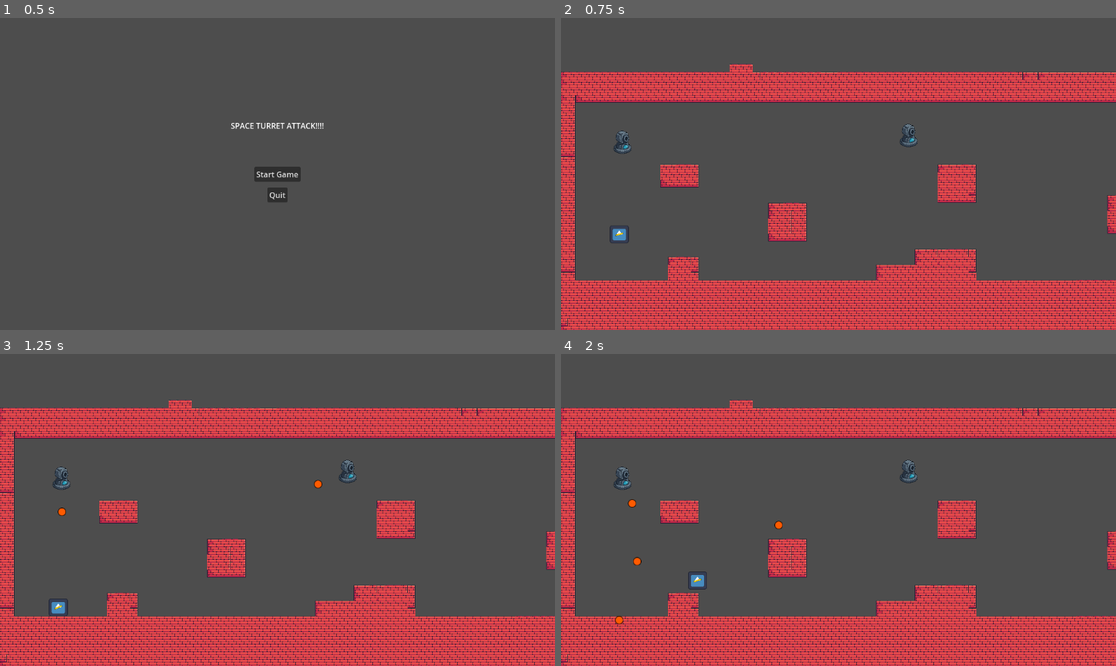
Above: before the commit, frames 1-4 (two rows, left to right).
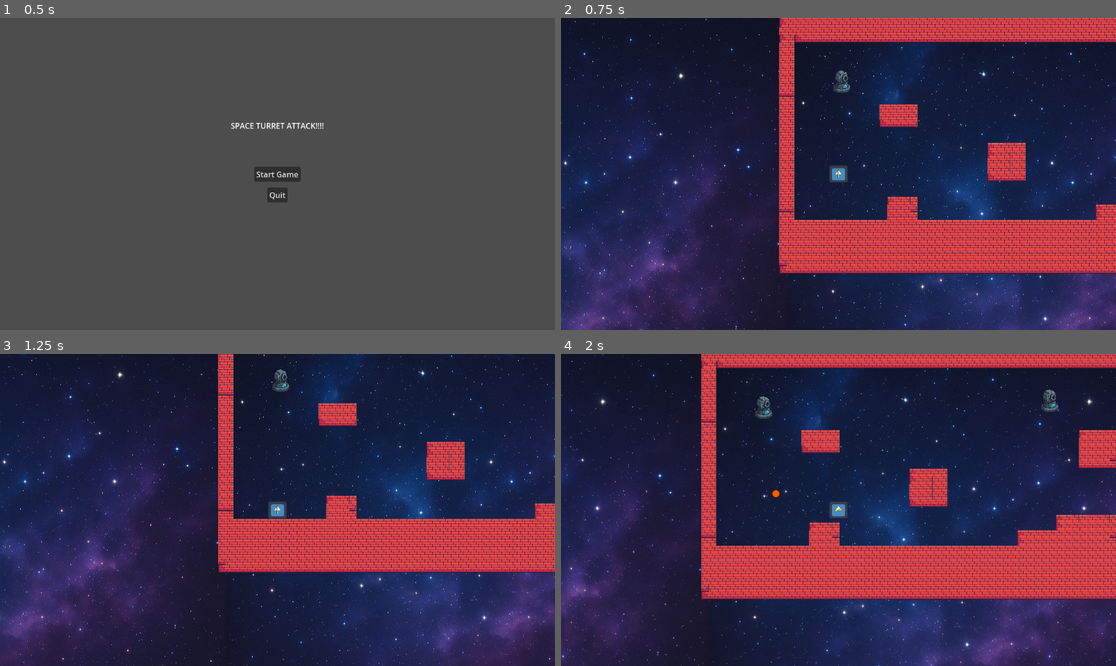
Above: after the commit, the same moments.

Repository: itsjoacor/entregas-ipv-rodriguez-joaquin
Game: Godot game, scene res://Menu/MainMenu.tscn
The game is run twice, just before and just after one commit, with the same random seed, the same clock (stepped at 60 frames per second) and the same inputs. The engine's default icon, where the game draws it, is replaced by a stand-in: a white triangle on a blue panel in a dark square.
Inputs (mouse positions are in pixels of both pictures, inside the frame that each line leads up to):
- Up to frame 1 (0.5 s): no input
- Up to frame 2 (0.75 s): click "Start Game" at 0.5 s
- Up to frame 3 (1.25 s): no input
- Up to frame 4 (2 s): move the mouse to (960, 494) at 1.27 s; hold Right (ui_right) from 1.28 s (still down); click (960, 494) at 1.35 s; tap Up (ui_up) at 1.52 s

Frame 1 is identical in both runs. In frame 2, 99% of the frame differs, in the area x 0-100%, y 0-100%; in frame 3, 98%; in frame 4, 99%.

Commit message:
wip: camera remaining

Diff:
--- a/entrega-3-rodriguez-joaquin/Game3/newfullblackbox/Background/Map.tscn
+++ b/entrega-3-rodriguez-joaquin/Game3/newfullblackbox/Background/Map.tscn
@@ -1,6 +1,7 @@
-[gd_scene load_steps=5 format=3 uid="uid://c8pyjq7q5c3u1"]
+[gd_scene load_steps=6 format=3 uid="uid://c8pyjq7q5c3u1"]
 
 [ext_resource type="Texture2D" uid="uid://cbmb5cipyhb2u" path="res://assets/Terrain (16x16).png" id="1_njd6n"]
+[ext_resource type="Texture2D" uid="uid://dcwp6tv75xr4j" path="res://assets/space.png" id="2_5cy74"]
 
 [sub_resource type="PhysicsMaterial" id="PhysicsMaterial_njd6n"]
 
@@ -132,3 +133,12 @@
 tile_set = SubResource("TileSet_5cy74")
 format = 2
 layer_0/tile_data = PackedInt32Array(655360, 1114112, 5, 720896, 1179648, 5, 786432, 1179648, 5, 851968, 1179648, 5, 91 …(25553 unchanged characters)…
+
+[node name="ParallaxBackground" type="ParallaxBackground" parent="."]
+
+[node name="ParallaxLayer" type="ParallaxLayer" parent="ParallaxBackground"]
+motion_mirroring = Vector2(1010, 0)
+
+[node name="Sprite2D" type="Sprite2D" parent="ParallaxBackground/ParallaxLayer"]
+position = Vector2(524, 527)
+texture = ExtResource("2_5cy74")
--- a/entrega-3-rodriguez-joaquin/Game3/newfullblackbox/Game.tscn
+++ b/entrega-3-rodriguez-joaquin/Game3/newfullblackbox/Game.tscn
@@ -7,13 +7,13 @@
 [node name="Game" type="Node2D"]
 position = Vector2(-2, 0)
 
-[node name="Turret" parent="." instance=ExtResource("3_u44n3")]
-position = Vector2(133, 258)
-
 [node name="Player" parent="." instance=ExtResource("1_wbfu4")]
 position = Vector2(123, 441)
 
 [node name="Map" parent="." instance=ExtResource("2_xkndl")]
+
+[node name="Turret" parent="." instance=ExtResource("3_u44n3")]
+position = Vector2(133, 258)
 
 [node name="Turret2" parent="." instance=ExtResource("3_u44n3")]
 position = Vector2(727, 244)
--- a/entrega-3-rodriguez-joaquin/Game3/newfullblackbox/GunBullet/gun_bullet.gd
+++ b/entrega-3-rodriguez-joaquin/Game3/newfullblackbox/GunBullet/gun_bullet.gd
@@ -2,10 +2,15 @@
 
 const SPEED: int = 300
 var direction = Vector2.RIGHT
+var turrets_remaining = 0
 
 func _ready():
 	body_entered.connect(_on_body_entered)
 	area_entered.connect(_on_area_entered)
+
+
+	turrets_remaining = get_tree().get_nodes_in_group("turrets").size()
+	print("Initial turrets: ", turrets_remaining)
 
 func _process(delta: float) -> void:
 	position += direction * SPEED * delta
@@ -17,9 +22,18 @@
 	_handle_collision(area)
 
 func _handle_collision(target: Node):
-
 	if target.is_in_group("turrets"):
 		target.queue_free()
+		turrets_remaining -= 1
+		print("Turrets left: ", turrets_remaining)
+
+		if turrets_remaining <= 0:
+			end_game()
+
 		queue_free()
 	elif target.name == "TileMap":
 		queue_free()
+
+func end_game():
+
+	get_tree().change_scene_to_file("res://Menu/GameWon.tscn")
--- /dev/null
+++ b/entrega-3-rodriguez-joaquin/Game3/newfullblackbox/Menu/GameWon.tscn
@@ -0,0 +1,60 @@
+[gd_scene load_steps=2 format=3 uid="uid://bv048m58k5oor"]
+
+[ext_resource type="Script" uid="uid://m2gdraa6fegb" path="res://Menu/game_won.gd" id="1_pn66f"]
+
+[node name="Game Won" type="Control"]
+layout_mode = 3
+anchors_preset = 15
+anchor_right = 1.0
+anchor_bottom = 1.0
+grow_horizontal = 2
+grow_vertical = 2
+script = ExtResource("1_pn66f")
+
+[node name="Play Again" type="Button" parent="."]
+layout_mode = 1
+anchors_preset = 8
+anchor_left = 0.5
+anchor_top = 0.5
+anchor_right = 0.5
+anchor_bottom = 0.5
+offset_left = -48.0
+offset_top = -15.5
+offset_right = 48.0
+offset_bottom = 15.5
+grow_horizontal = 2
+grow_vertical = 2
+text = "Play Again"
+
+[node name="Quit" type="Button" parent="."]
+layout_mode = 1
+anchors_preset = 8
+anchor_left = 0.5
+anchor_top = 0.5
+anchor_right = 0.5
+anchor_bottom = 0.5
+offset_left = -21.0
+offset_top = 23.5
+offset_right = 21.0
+offset_bottom = 54.5
+grow_horizontal = 2
+grow_vertical = 2
+text = "Quit"
+
+[node name="Label" type="Label" parent="."]
+layout_mode = 1
+anchors_preset = 8
+anchor_left = 0.5
+anchor_top = 0.5
+anchor_right = 0.5
+anchor_bottom = 0.5
+offset_left = -98.0
+offset_top = -103.5
+offset_right = 98.0
+offset_bottom = -80.5
+grow_horizontal = 2
+grow_vertical = 2
+text = "Game Over! You Won!!"
+
+[connection signal="pressed" from="Play Again" to="." method="_on_play_again_pressed"]
+[connection signal="pressed" from="Quit" to="." method="_on_quit_pressed"]
--- /dev/null
+++ b/entrega-3-rodriguez-joaquin/Game3/newfullblackbox/Menu/game_won.gd
@@ -0,0 +1,10 @@
+extends Control
+
+func _ready():
+	pass
+
+func _on_play_again_pressed():
+	get_tree().change_scene_to_file("res://Game.tscn")
+
+func _on_quit_pressed():
+	get_tree().quit()
--- a/entrega-3-rodriguez-joaquin/Game3/newfullblackbox/Player/Player.tscn
+++ b/entrega-3-rodriguez-joaquin/Game3/newfullblackbox/Player/Player.tscn
@@ -21,3 +21,5 @@
 
 [node name="Gun" parent="." instance=ExtResource("1_3qydi")]
 collision_mask = 2
+
+[node name="Camera2D" type="Camera2D" parent="."]
--- /dev/null
+++ b/entrega-3-rodriguez-joaquin/Game3/newfullblackbox/Player/camera_2d.gd
@@ -0,0 +1,10 @@
+extends Camera2D
+
+
+#Limito la vision de la camara desde un script , util? idk
+func _ready() -> void:
+	top_level = true
+	global_position.y = 100
+
+func _process(delta):
+	global_position.x = get_parent().global_position.x
--- a/entrega-3-rodriguez-joaquin/Game3/newfullblackbox/Turret/Turret.tscn
+++ b/entrega-3-rodriguez-joaquin/Game3/newfullblackbox/Turret/Turret.tscn
@@ -21,7 +21,6 @@
 collision_mask = 3
 
 [node name="Timer" type="Timer" parent="."]
-wait_time = 0.4
 
 [node name="CollisionShape2D" type="CollisionShape2D" parent="."]
 position = Vector2(-3.5, 0)
--- a/entrega-3-rodriguez-joaquin/Game3/newfullblackbox/Turret/turret.gd
+++ b/entrega-3-rodriguez-joaquin/Game3/newfullblackbox/Turret/turret.gd
@@ -1,5 +1,4 @@
 extends Node2D
-
 
 @onready var ray_cast = $RayCast2D
 @onready var timer = $Timer
@@ -11,6 +10,8 @@
 	player = get_parent().find_child("Player")
 	ray_cast = $RayCast2D
 	add_to_group("turrets")
+	timer.wait_time = 0.8
+	timer.start()
 
 func _physics_process(delta):
 	_aim()
@@ -29,6 +30,7 @@
 func _on_timer_timeout() -> void:
 	_shoot()
 
+
 func _shoot():
 	var bullet = ammo.instantiate()
 	bullet.position = position
--- a/entrega-3-rodriguez-joaquin/Game3/newfullblackbox/Turret/turret_bullet.gd
+++ b/entrega-3-rodriguez-joaquin/Game3/newfullblackbox/Turret/turret_bullet.gd
@@ -13,6 +13,7 @@
 	queue_free()
 
 func _on_body_entered(body):
+	pass
 	if body.name == "Player":
 		get_tree().change_scene_to_file("res://Menu/GameOver.tscn")
 		queue_free()
Not shown, added: entrega-3-rodriguez-joaquin/Game3/newfullblackbox/Menu/game_won.gd.uid
Not shown, added: entrega-3-rodriguez-joaquin/Game3/newfullblackbox/Player/camera_2d.gd.uid
